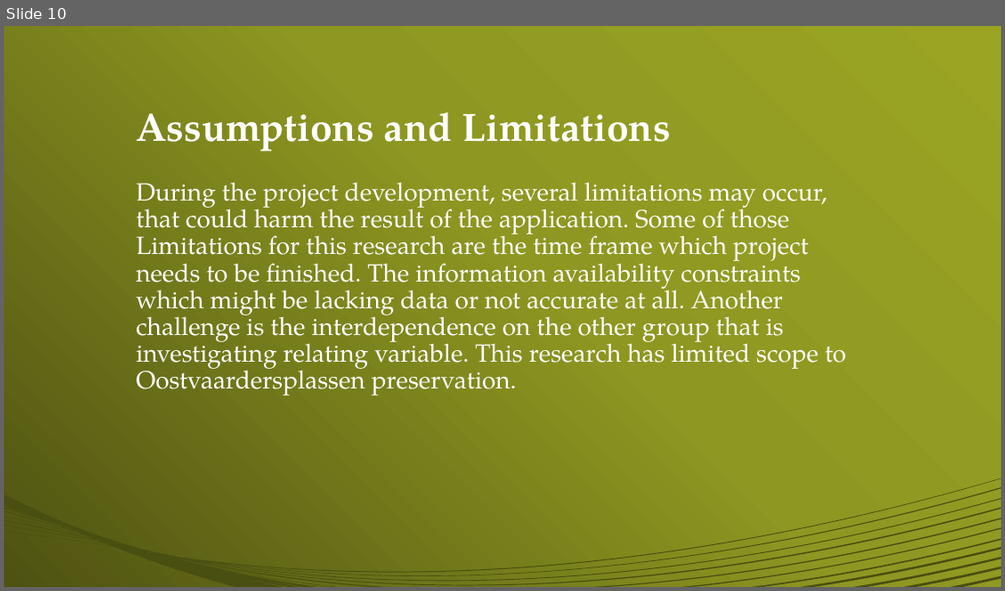
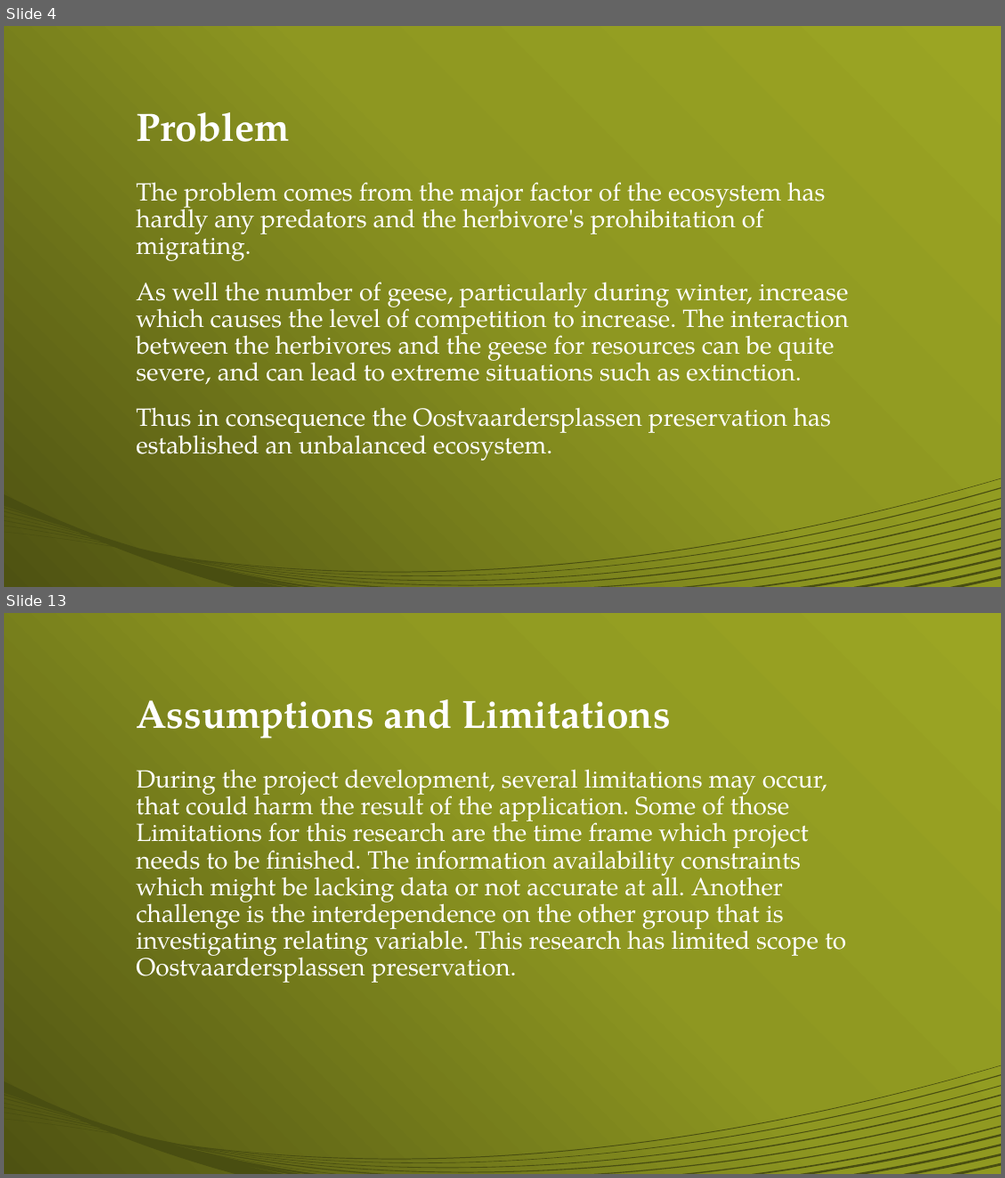
Before and after one commit to swatarianess/Project-App-Development, a slide deck: Presentation/AppPresentation.pptx. Shown one above the other, each under a label of ours: slide 10 before the commit, slides 4 and 13 after it; the slides between them are not shown. The pictures are 1005x591 and 1005x1178 pixels, drawn with LibreOffice and Linux fonts; fonts in the diff are those of the drawing. Boxes give left, top, right and bottom in pixels: in the first picture for what was removed or moved away, otherwise in the second. Text is boxed around its words. In the diff, an @@ line names an element or a change of style, - is before the commit and + after.

```diff
--- a/Presentation/AppPresentation.pptx
+++ b/Presentation/AppPresentation.pptx
@@ slide 4 added at box(4, 26, 1001, 587), background gradient #9DA625 to #8E9721 to #4E5312; not listed: 1 template element that a slide beside it also shows @@
@@ title added at box(136, 112, 290, 142), 38 pt, text #FFFFFF, bold @@
+Problem
@@ text added at box(136, 182, 849, 460), 24 pt, text #FFFFFF @@
+The problem comes from the major factor of the ecosystem has hardly any predators and the herbivore's prohibitation of migrating.
+As well the number of geese, particularly during winter, increase which causes the level of competition to increase. The interaction between the herbivores and the geese for resources can be quite severe, and can lead to extreme situations such as extinction.
+Thus in consequence the Oostvaardersplassen preservation has established an unbalanced ecosystem.
@@ what was slide 10 is now slide 13 @@
```
Also in this commit, not shown: 7 slides changed, 3 other slides added, 1 slide removed, 1 other file.
